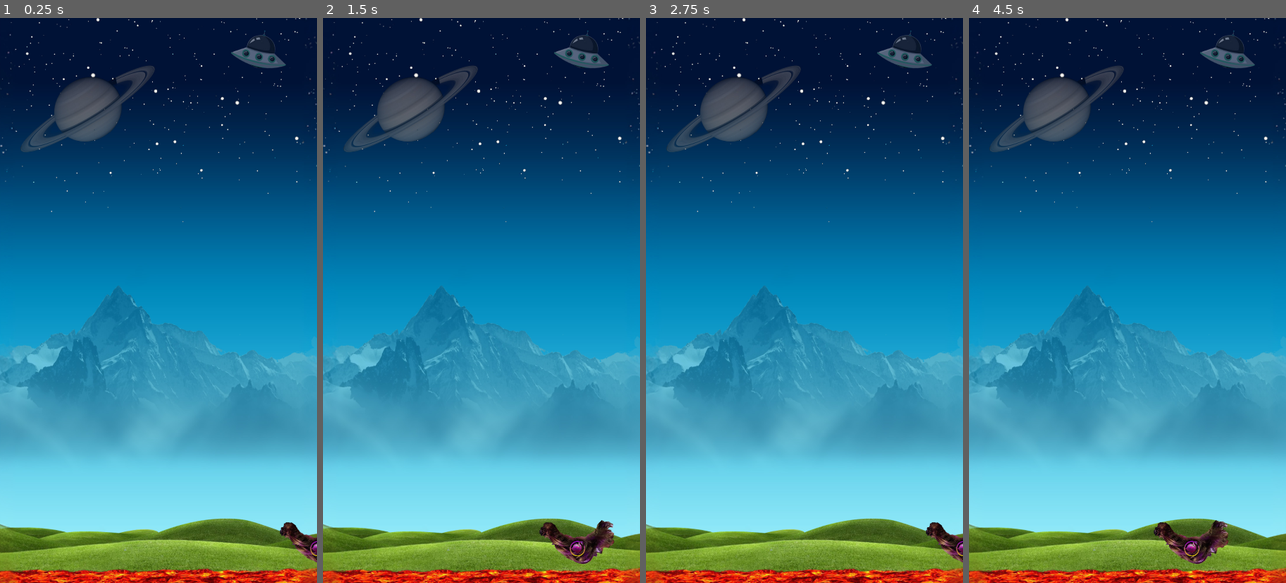
Above: before the commit, frames 1-4 (left to right).
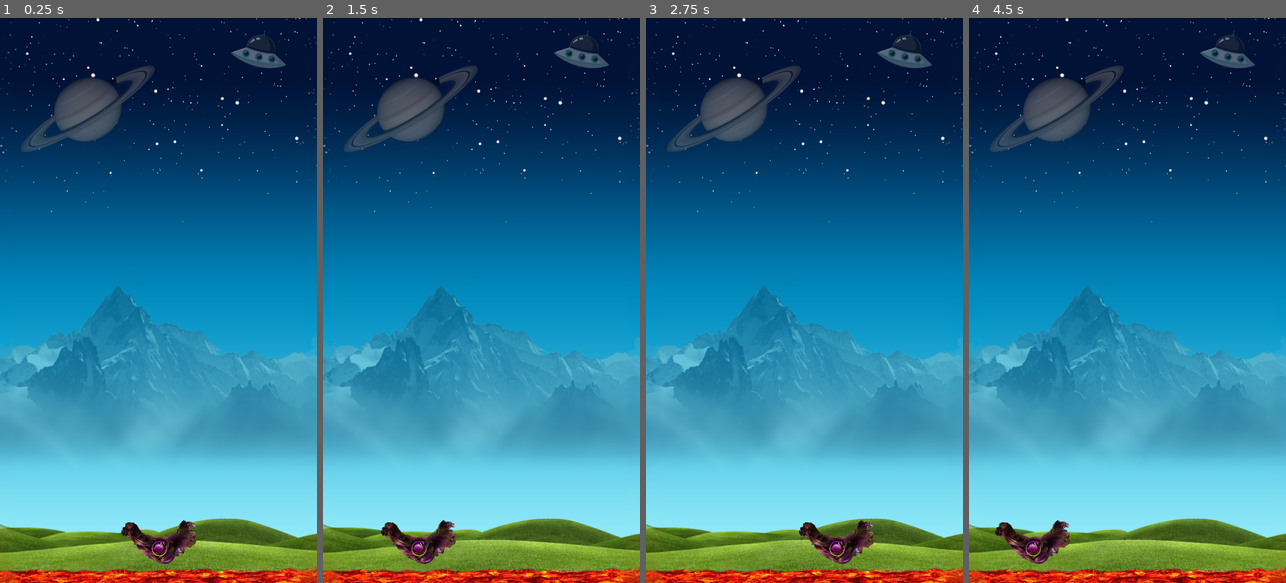
Above: after the commit, the same moments.

Repository: Sukketto/katos-2.0
Game: Godot game, scene res://scenes/main.tscn
The game is run twice, just before and just after one commit, with the same random seed, the same clock (stepped at 60 frames per second) and the same inputs.
Inputs (mouse positions are in pixels of both pictures, inside the frame that each line leads up to):
- Up to frame 1 (0.25 s): no input
- Up to frame 2 (1.5 s): tap Enter at 0.5 s; move the mouse to (551, 272) at 0.52 s; tap Space at 1.25 s; move the mouse to (418, 328) at 1.27 s
- Up to frame 3 (2.75 s): tap Enter at 2 s; move the mouse to (836, 176) at 2.02 s
- Up to frame 4 (4.5 s): tap Space at 2.75, 4.25 s; move the mouse to (1111, 413) at 2.77 s; tap Enter at 3.5 s; move the mouse to (1222, 385) at 3.52 s; move the mouse to (1032, 215) at 4.27 s

The runs differ from the first frame. In frame 1, 1.4% of the frame differs, in the area x 38-100%, y 88-97%; in frame 2, 1.9%, in the area x 18-92%, y 88-97%; in frame 3, 1.4%; in frame 4, 1.9%.

Commit message:
centrata la scena

Diff:
--- a/scenes/main.tscn
+++ b/scenes/main.tscn
@@ -4,21 +4,18 @@
 [ext_resource type="PackedScene" uid="uid://djflcnhwrocj1" path="res://scenes/player.tscn" id="2_3cyy8"]
 
 [node name="Main" type="Node2D"]
-position = Vector2(540, 0)
+position = Vector2(540, 960)
 
-[node name="UI" type="CanvasLayer" parent="."]
-layer = -1
+[node name="Camera2D" type="Camera2D" parent="."]
 
-[node name="BackgroundImage" type="TextureRect" parent="UI"]
-anchors_preset = 5
-anchor_left = 0.5
-anchor_right = 0.5
+[node name="BackgroundImage" type="TextureRect" parent="."]
 offset_left = -1920.0
+offset_top = -960.0
 offset_right = 1920.0
-offset_bottom = 1920.0
-grow_horizontal = 2
-pivot_offset = Vector2(1920, 0)
+offset_bottom = 960.0
+pivot_offset = Vector2(1920, 960)
 texture = ExtResource("1_3gs7b")
+stretch_mode = 3
 
 [node name="Player" parent="." instance=ExtResource("2_3cyy8")]
-position = Vector2(229, 1750)
+position = Vector2(229, 790)
--- a/scripts/player.gd
+++ b/scripts/player.gd
@@ -1,5 +1,6 @@
 extends CharacterBody2D
 
 func _process(delta: float) -> void:
-	var viewport_width = get_viewport_rect().size.x
-	position.x = clamp(get_viewport().get_mouse_position().x, -viewport_width/2, viewport_width/2)
+	var screen_center = get_viewport_rect().size.x/2
+	var finger_location = get_viewport().get_mouse_position().x
+	position.x = clamp(finger_location-screen_center, -540, 540)
